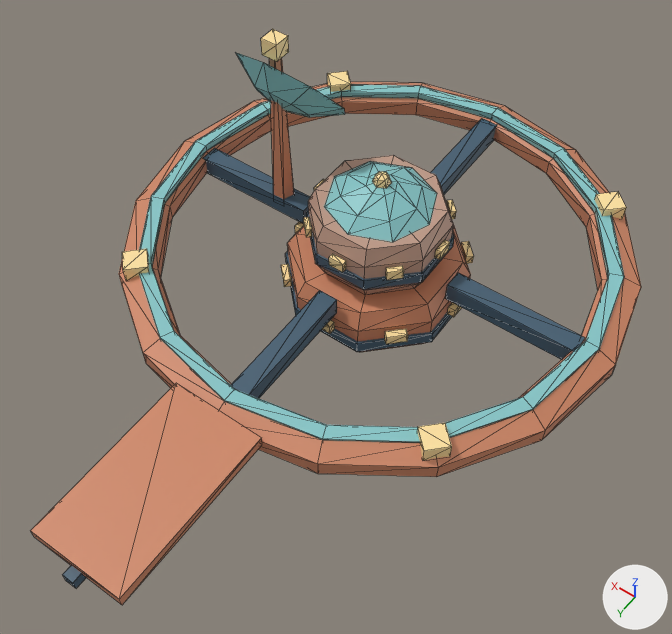
The glTF model game/modules/core/models/kiln_station.gltf as it was, and as the next commit left it.
Both versions are drawn from a 50 mm camera at (-6.99, 11.33, 14.61) aimed at (-0.81, 2.68, 1.01). The axes (+X, +Y, +Z) are drawn at lower right. The lights are the same throughout. The first picture is the older version. Mesh edges are drawn as thin lines. Vertices at exactly the same position are counted once.

Objects in the first picture: 'mast', 'panel', 'spoked_ring', 'tiers'.
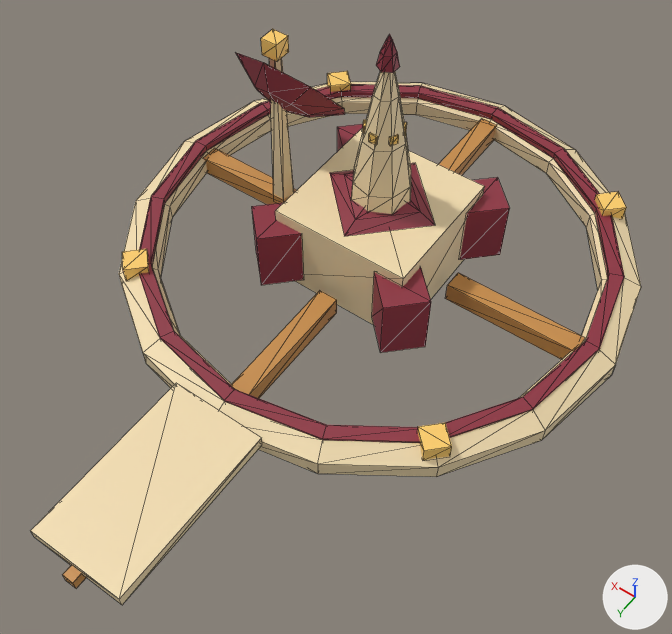
What differs and where, as boxes [x1, y1, x2, y2] in the pictures (672 x 634 px):
'tiers', deleted
    before: [281, 155, 474, 352]
'core', added (beige)
    after: [275, 129, 485, 325]
'kilns', added
    after: [252, 124, 510, 353]
'chimney', added (beige)
    after: [351, 34, 411, 214]
part 1 of me_spoked_ring, recoloured
    both: [119, 82, 641, 477]
part 2 of me_spoked_ring, recoloured
    both: [139, 84, 624, 443]
part 3 of me_spoked_ring, recoloured
    both: [122, 71, 626, 460]
part 4 of me_spoked_ring, recoloured
    both: [203, 119, 585, 398]
part 5 of me_panel, recoloured (dark blue to orange)
    both: [63, 565, 86, 588]
part 6 of me_panel, recoloured (orange to beige)
    both: [30, 383, 262, 605]
part 7 of me_mast, recoloured (cyan to red)
    both: [235, 52, 345, 118]
part 8 of me_mast, recoloured (orange to beige)
    both: [269, 58, 294, 199]
part 9 of me_mast, recoloured (beige to orange)
    both: [261, 29, 289, 61]

What the commit changed:
me_spoked_ring has 224 vertices, 416 faces and spans x -5.39..5.39, y -5.39..5.39, z -0.35..0.56.
me_spoked_ring is used by ob_spoked_ring; location (0.0, 0.0, 0.0).
me_spoked_ring part 1: 192 faces centred in x -5.26..5.26, y -5.26..5.26, z -0.29..0.29 are repainted in the vertex colours; the middle colour goes from orange #cf8765 to beige #f3ddb0.
me_spoked_ring part 2: 128 faces centred in x -4.88..4.88, y -4.88..4.88, z 0.24..0.39 are repainted in the vertex colours; the middle colour goes from cyan #87c6c8 to red #8f3040.
me_spoked_ring part 3: 48 faces centred in x -3.77..3.77, y -3.77..3.77, z 0.21..0.56 are repainted in the vertex colours; the middle colour goes from beige #ffe2a1 to orange #ffcf6b.
me_spoked_ring part 4: 48 faces centred in x -4.65..4.65, y -4.65..4.65, z -0.21..0.21 are repainted in the vertex colours; the middle colour goes from dark blue #435e72 to orange #c98f4a.
me_panel has 16 vertices, 24 faces and spans x -1.0..1.0, y 5.0..9.0, z -0.12..0.32.
me_panel is used by ob_panel; location (0.0, 0.0, 0.0).
me_panel part 5: 12 faces centred in x -0.12..0.12, y 5.0..9.0, z -0.12..0.12 are repainted in the vertex colours; the middle colour goes from dark blue #435e72 to orange #c98f4a.
me_panel part 6: 12 faces centred in x -1.0..1.0, y 5.2..8.8, z 0.08..0.32 are repainted in the vertex colours; the middle colour goes from orange #cf8765 to beige #f3ddb0.
me_mast has 38 vertices, 64 faces and spans x 1.22..3.78, y -1.23..0.36, z 0.0..4.18.
me_mast is used by ob_mast; location (0.0, 0.0, 0.0).
me_mast part 7: 32 faces centred in x 1.56..3.44, y -0.92..0.26, z 2.01..3.48 are repainted in the vertex colours; the middle colour goes from cyan #87c6c8 to red #8f3040.
me_mast part 8: 20 faces centred in x 2.34..2.65, y -0.14..0.16, z 0.0..4.0 are repainted in the vertex colours; the middle colour goes from orange #cf8765 to beige #f3ddb0.
me_mast part 9: 12 faces centred in x 2.32..2.68, y -0.18..0.18, z 3.82..4.18 are repainted in the vertex colours; the middle colour goes from beige #ffe2a1 to orange #ffcf6b.
Mesh me_chimney is new.
It has 109 vertices, 188 faces and spans x -0.62..0.62, y -0.62..0.62, z 1.6..5.27.
It uses material mat_defaultmaterial_003.
Mesh me_kilns is new.
It has 32 vertices, 48 faces and spans x -2.12..2.12, y -2.12..2.12, z -0.2..1.2.
It uses material mat_defaultmaterial_002.
Mesh me_core is new.
It has 46 vertices, 72 faces and spans x -1.5..1.5, y -1.65..1.5, z -0.4..1.8.
It uses material mat_defaultmaterial_001.
Object 'tiers' (ob_tiers) is deleted.
Object 'chimney' (ob_chimney) is new; it shows me_chimney.
Its location is (0.0, 0.0, 0.0).
Object 'kilns' (ob_kilns) is new; it shows me_kilns.
Its location is (0.0, 0.0, 0.0).
Object 'core' (ob_core) is new; it shows me_core.
Its location is (0.0, 0.0, 0.0).
